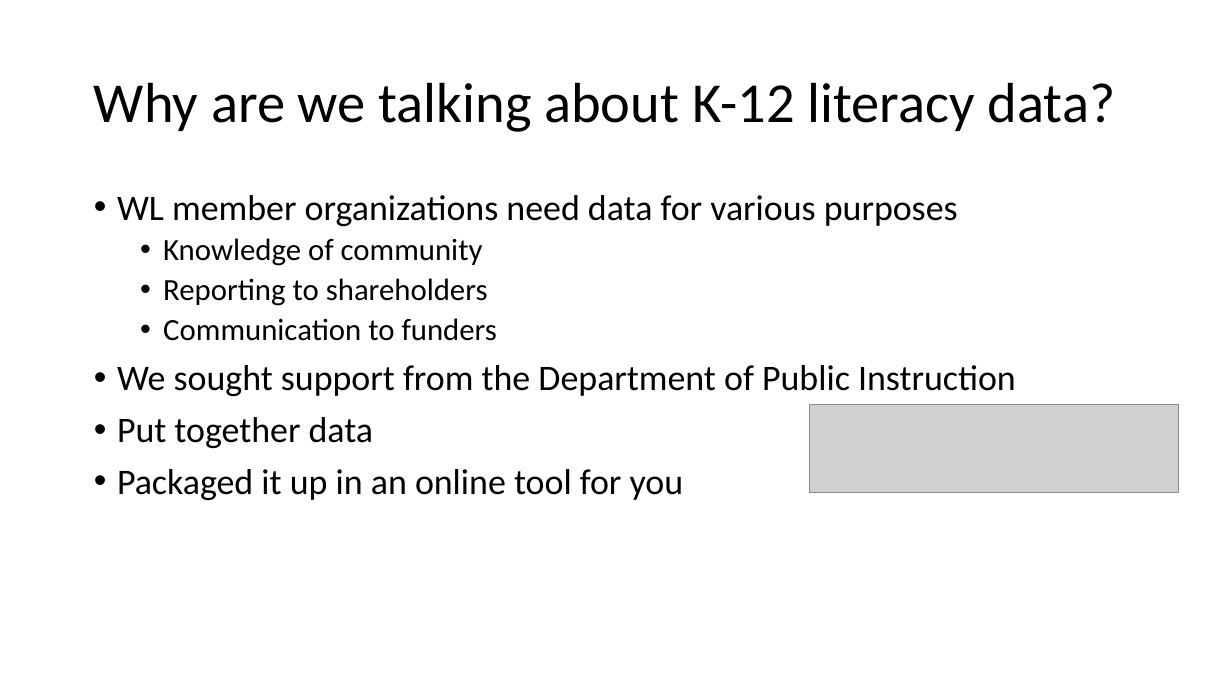
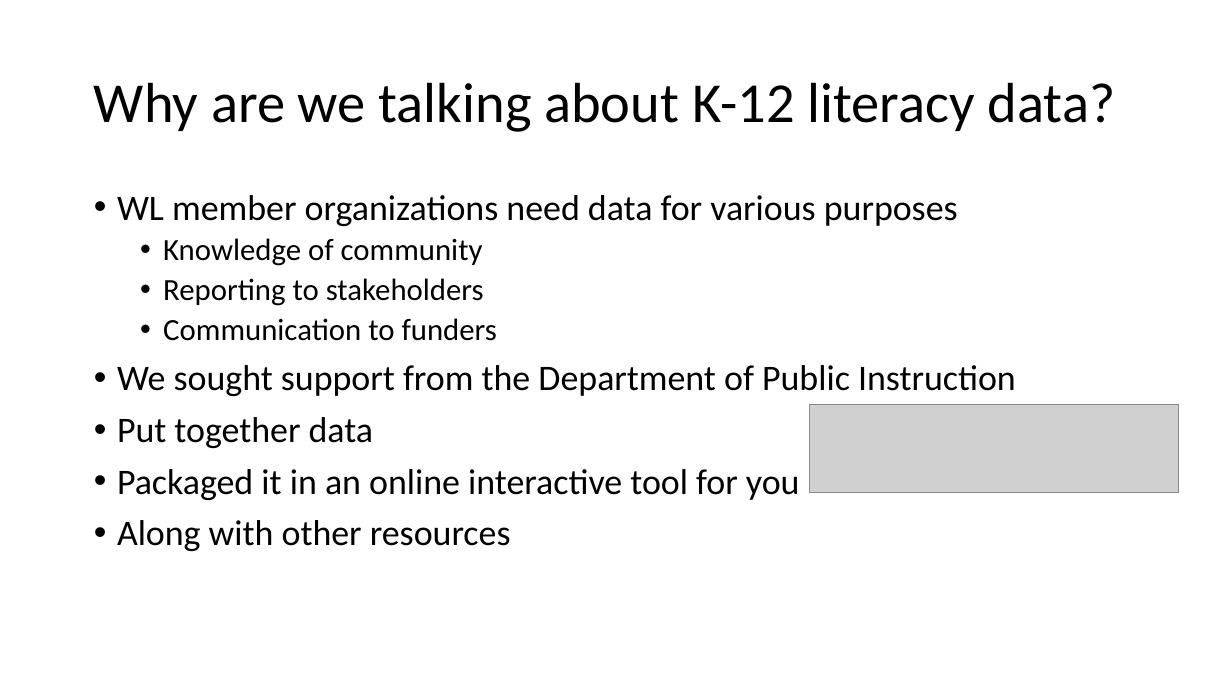
Before and after one commit to MCooperBorkenhagen/wisconsin_literacy_member_data, a slide deck: slide 3 of resources/member_data_webinar.pptx. Drawn at 1232x693 pixels with LibreOffice and Linux fonts; fonts in the diff are those of the drawing; grey boxes stand for pictures. Boxes give left, top, right and bottom in pixels: in the first picture for what was removed or moved away, otherwise in the second. Text is boxed around its words. In the diff, an @@ line names an element or a change of style, - is before the commit and + after.

```diff
--- a/resources/member_data_webinar.pptx
+++ b/resources/member_data_webinar.pptx
@@ text at [163,278,484,306]: text changed @@
-  • Reporting to shareholders
+  • Reporting to stakeholders
@@ text at [117,469,800,551]: text changed @@
-• Packaged it up in an online tool for you
+• Packaged it in an online interactive tool for you
+• Along with other resources
```
Also in this commit, not shown: 10 other slides changed, 5 slides added, 1 slide removed, 5 other files.
